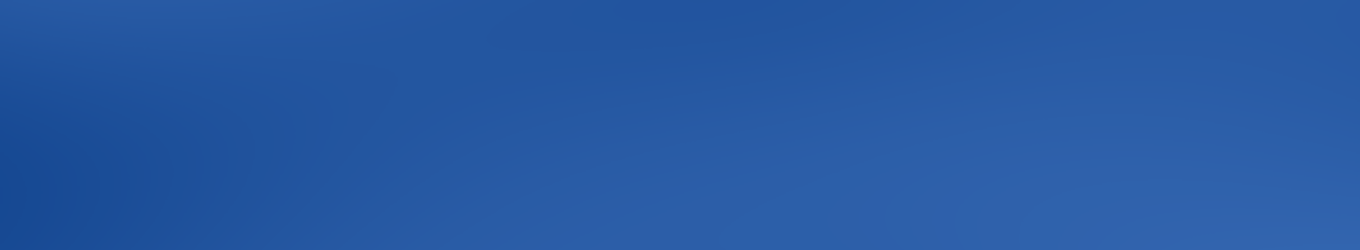
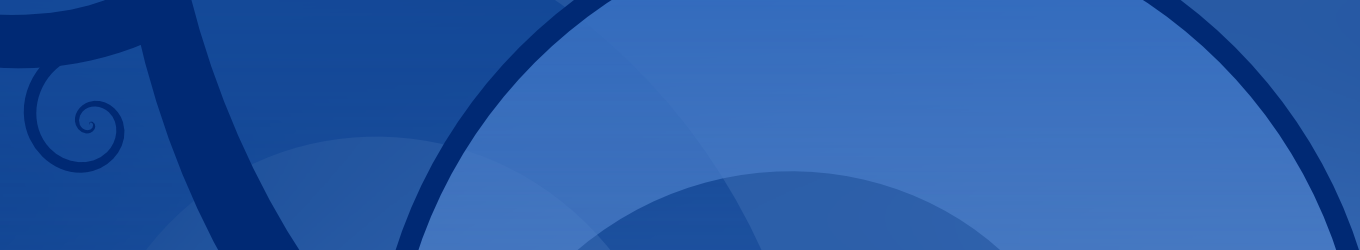
Two versions of the same layered image (1360px x 250px). Layer-by-layer changes:
added layer "1360x250.png" above "Texture" over (x1=0, y1=0, x2=1359, y2=250)
